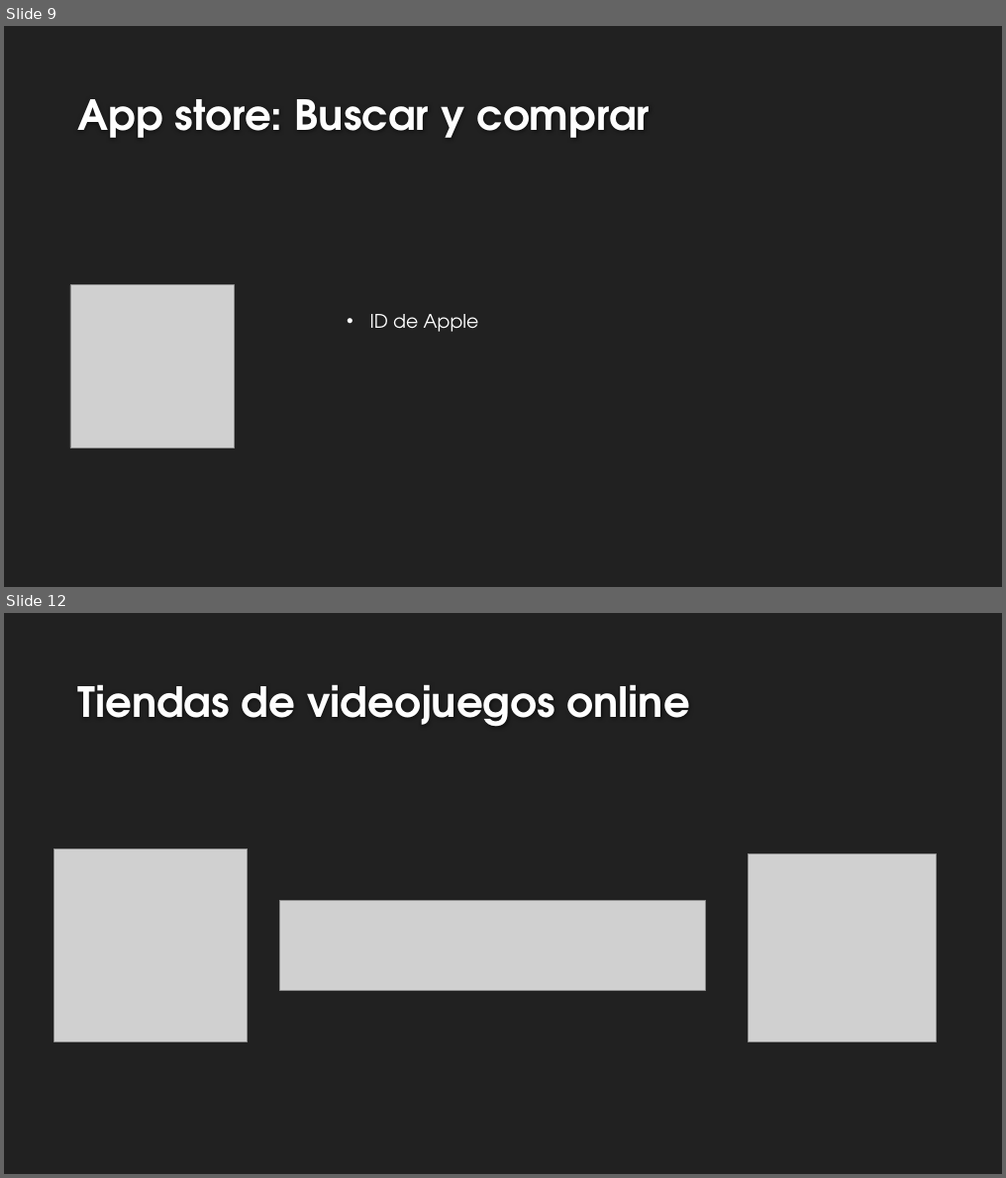
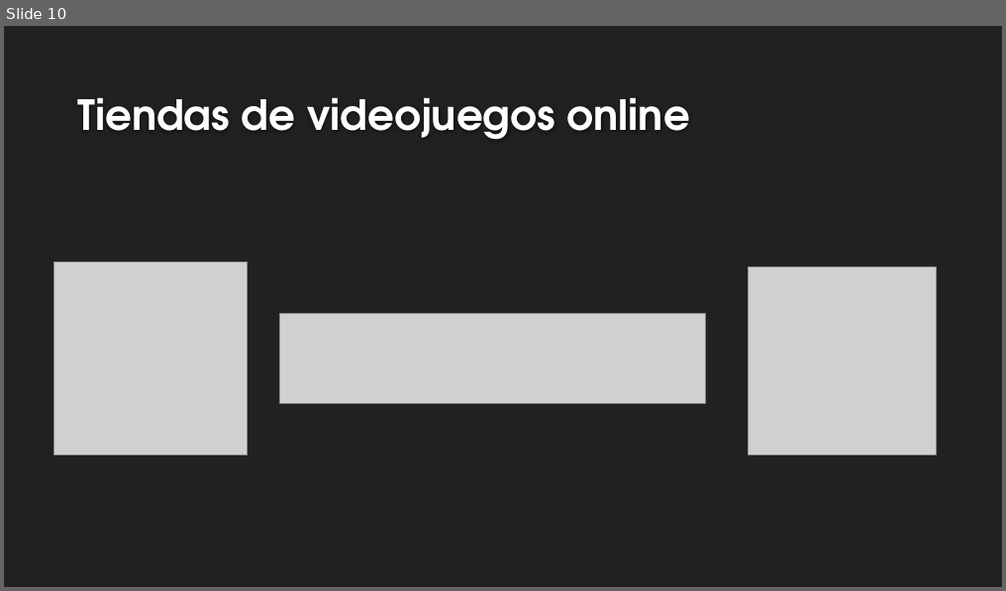
Before and after one commit to ABPMultimediaUA/SchoolApp, a slide deck: PM-TEMA 8 v1.pptx. Shown one above the other, each under a label of ours: slides 9 and 12 before the commit, slide 10 after it; the slides between them are not shown. The pictures are 1006x1178 and 1006x591 pixels, drawn with LibreOffice and Linux fonts; fonts in the diff are those of the drawing; grey boxes stand for pictures; background and template pictures are left out. Boxes give left, top, right and bottom in pixels: in the first picture for what was removed or moved away, otherwise in the second. Text is boxed around its words. In the diff, an @@ line names an element or a change of style, - is before the commit and + after.

```diff
--- a/PM-TEMA 8 v1.pptx
+++ b/PM-TEMA 8 v1.pptx
@@ slide 9 removed at (x1=4, y1=26, x2=1002, y2=587), background #212121 @@
@@ title removed at (x1=78, y1=99, x2=649, y2=138) @@
-App store: Buscar y comprar
@@ picture removed at (x1=70, y1=285, x2=234, y2=448) @@
@@ text removed at (x1=370, y1=314, x2=479, y2=332) @@
-• ID de Apple
@@ what was slide 12 is now slide 10 @@
```
Also in this commit, not shown: 2 slides changed, 1 slide added, 2 other slides removed.
